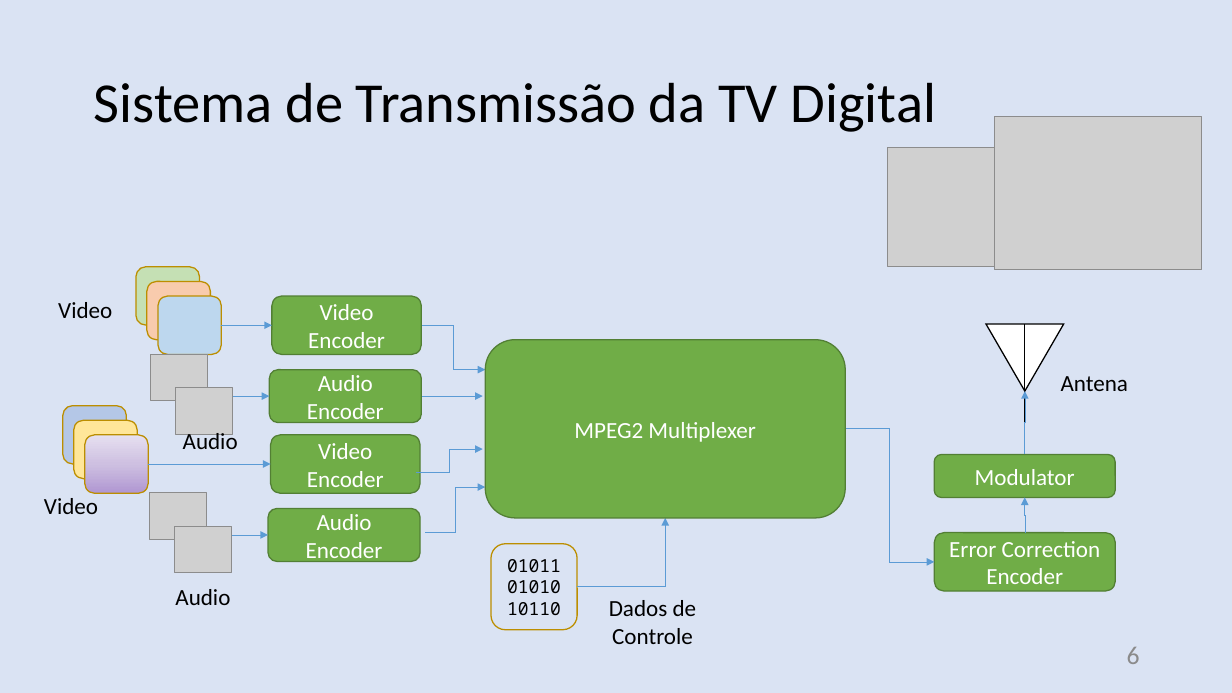
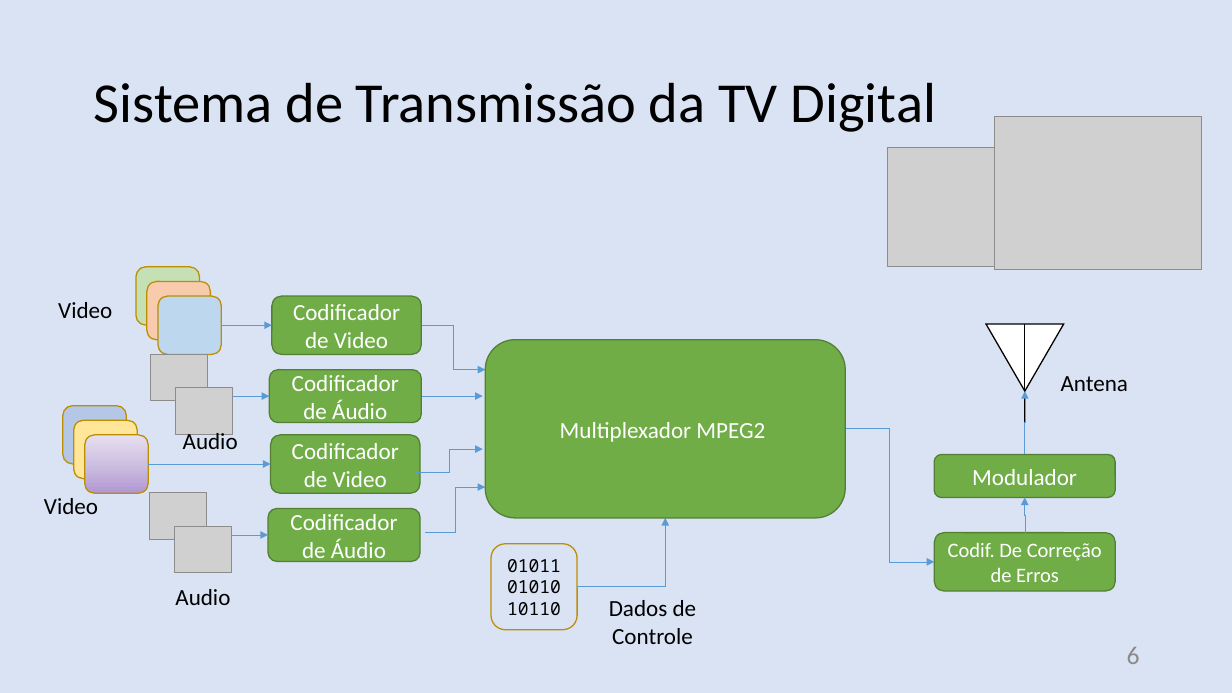
Before and after one commit to nasall2/TCC, a slide deck: slide 6 of relatorio/abntex2-modelos-1.9.2/figuras/apresentacao.pptx. Drawn at 1232x693 pixels with LibreOffice and Linux fonts; fonts in the diff are those of the drawing; grey boxes stand for pictures. Boxes give left, top, right and bottom in pixels: in the first picture for what was removed or moved away, otherwise in the second. Text is boxed around its words. In the diff, an @@ line names an element or a change of style, - is before the commit and + after.

```diff
--- a/relatorio/abntex2-modelos-1.9.2/figuras/apresentacao.pptx
+++ b/relatorio/abntex2-modelos-1.9.2/figuras/apresentacao.pptx
@@ text in rounded rectangle at (293, 304, 400, 348): text changed @@
-Video Encoder
+Codificador de Video
@@ text in rounded rectangle at (292, 375, 399, 425): text changed @@
-Audio Encoder
+Codificador de Áudio
@@ text in rounded rectangle at (292, 443, 399, 487): text changed @@
-Video Encoder
+Codificador de Video
@@ text in rounded rectangle at (560, 422, 765, 442): text changed @@
-MPEG2 Multiplexer
+Multiplexador MPEG2
@@ text in rounded rectangle at (972, 469, 1077, 485): text changed @@
-Modulator
+Modulador
@@ text in rounded rectangle at (290, 514, 397, 564): text changed @@
-Audio Encoder
+Codificador de Áudio
@@ text in rounded rectangle at (948, 542, 1102, 582): text changed; size 18 to 16 pt @@
-Error Correction Encoder
+Codif. De Correção de Erros
```
Also in this commit, not shown: 12 other slides changed, 22 other files.
